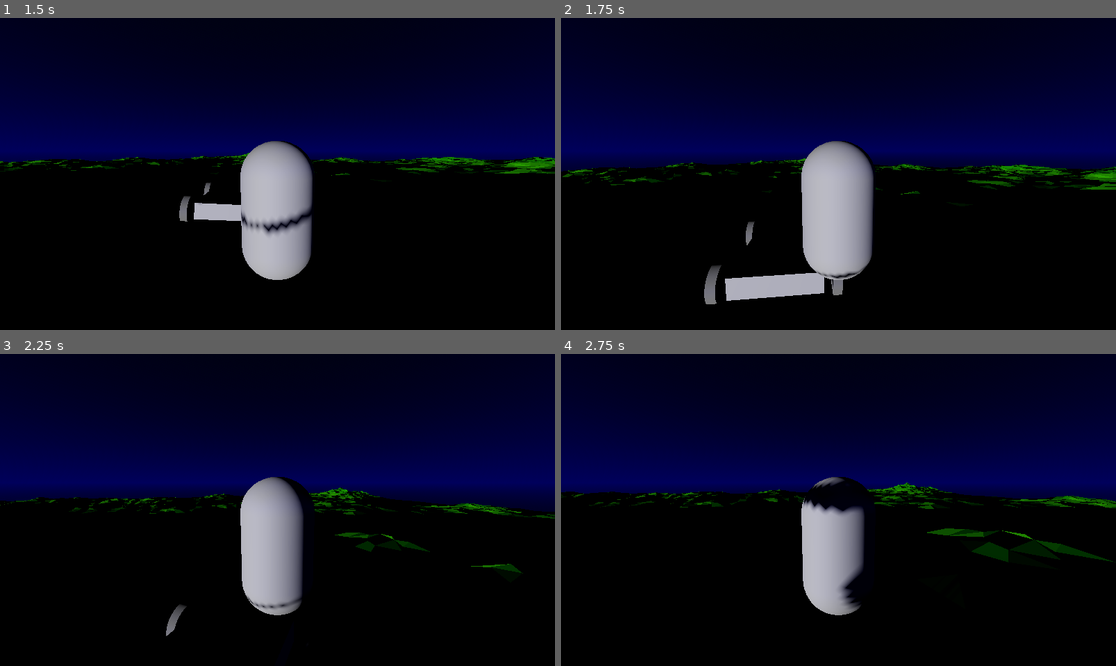
Above: before the commit, frames 1-4 (two rows, left to right).
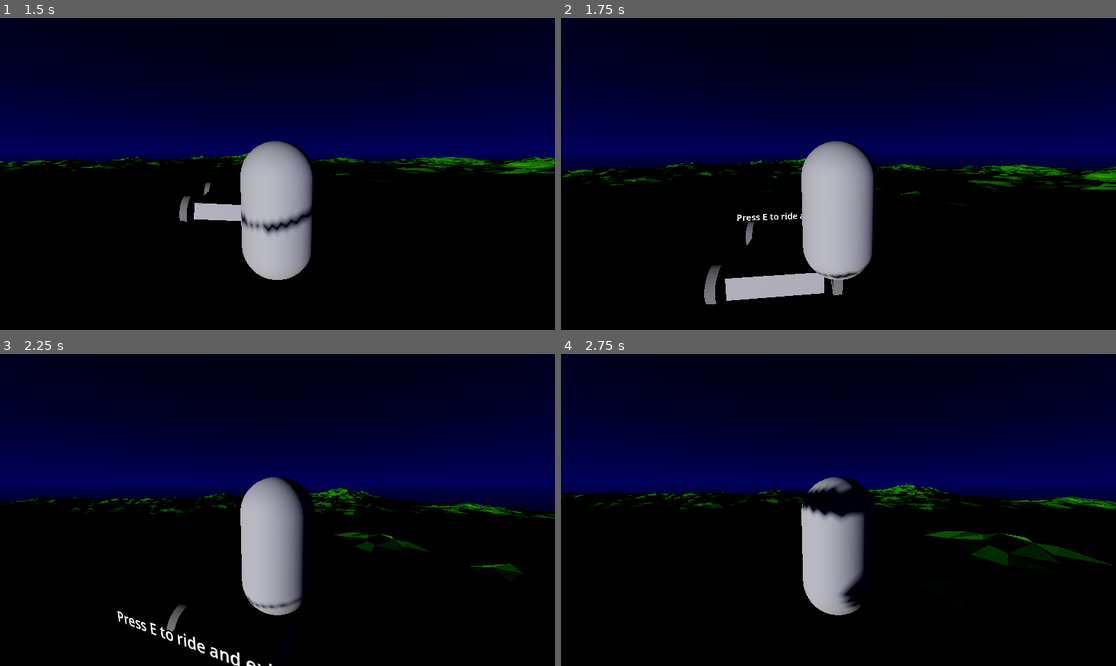
Above: after the commit, the same moments.

Repository: FujaTyping/Tafiya-Tare
Game: Godot game, scene res://UI/menu.tscn
Two runs of this game, one before a commit and one after it. Both use one fixed random seed, a clock stepped at 60 frames per second and the inputs below.
Inputs (mouse positions are in pixels of both pictures, inside the frame that each line leads up to):
- Up to frame 1 (1.5 s): click "Play" at 0.5 s; move the mouse to (305, 174) at 1.27 s; hold W (up) from 1.28 s (still down); tap E (interaction) at 1.35 s
- Up to frame 2 (1.75 s): keep holding W (up); tap Space (jump) at 1.52 s
- Up to frame 3 (2.25 s): keep holding W (up); move the mouse to (249, 510) at 2.02 s; tap Alt (toogleMouse) at 2.1 s
- Up to frame 4 (2.75 s): keep holding W (up); tap Space (jump) at 2.27 s

Frame 1 is identical in both runs. In frame 2, 0.1% of the frame differs, in the area x 31-44%, y 62-66%; in frame 3, 0.4%; in frame 4, 2.7%, in the area x 0-100%, y 40-81%.

Commit message:
Add area 3D action title for car

Diff:
--- a/Model/car.gd
+++ b/Model/car.gd
@@ -3,7 +3,12 @@
 @export var MAX_STEER = 0.9
 @export var ENGINE_POWER = 200
 
+@onready var title_action: Label3D = $TitleAction
+
 var is_driven: bool = false
+
+func _ready() -> void:
+	title_action.hide()
 
 func _physics_process(delta):
 	if is_driven:
@@ -12,3 +17,11 @@
 	else:
 		steering = move_toward(steering, 0, delta * 10)
 		engine_force = 0
+
+func _on_area_3d_body_entered(body: Node3D) -> void:
+	if body.is_in_group("player") :
+		title_action.show()
+
+func _on_area_3d_body_exited(body: Node3D) -> void:
+	if body.is_in_group("player") :
+		title_action.hide()
--- a/Model/car.tscn
+++ b/Model/car.tscn
@@ -13,6 +13,7 @@
 
 [node name="Car" type="VehicleBody3D"]
 collision_layer = 2
+collision_mask = 3
 can_sleep = false
 script = ExtResource("1_0yxxq")
 
@@ -22,6 +23,14 @@
 
 [node name="CollisionShape3D" type="CollisionShape3D" parent="."]
 transform = Transform3D(1.9748777, 0, 0, 0, 0.7094479, 0, 0, 0, 2.7167485, 0.00013871132, 0.21099842, 0)
+shape = SubResource("BoxShape3D_24jkt")
+
+[node name="Area3D" type="Area3D" parent="."]
+collision_layer = 2
+collision_mask = 3
+
+[node name="CollisionShape3D2" type="CollisionShape3D" parent="Area3D"]
+transform = Transform3D(2.2259686, 0, 0, 0, 1.2999612, 0, 0, 0, 3.792434, 0.00013871132, 0.5310596, 0)
 shape = SubResource("BoxShape3D_24jkt")
 
 [node name="VehicleWheel3D" type="VehicleWheel3D" parent="."]
@@ -66,7 +75,15 @@
 
 [node name="SpringArm3D" type="SpringArm3D" parent="."]
 transform = Transform3D(1, 0, 0, 0, 1, 0, 0, 0, 1, 0, 1.462, 0.968)
+spring_length = -0.4
 
 [node name="CarCam" type="Camera3D" parent="SpringArm3D"]
 unique_name_in_owner = true
 transform = Transform3D(1, 0, 0, 0, 0.97912717, 0.20324875, 0, -0.20324875, 0.97912717, 0, 0.0003157854, 0.00034338236)
+
+[node name="TitleAction" type="Label3D" parent="."]
+transform = Transform3D(1, 0, 0, 0, 1, 0, 0, 0, 1, 0, 0.71022, 0)
+text = "Press E to ride and exit"
+
+[connection signal="body_entered" from="Area3D" to="." method="_on_area_3d_body_entered"]
+[connection signal="body_exited" from="Area3D" to="." method="_on_area_3d_body_exited"]
